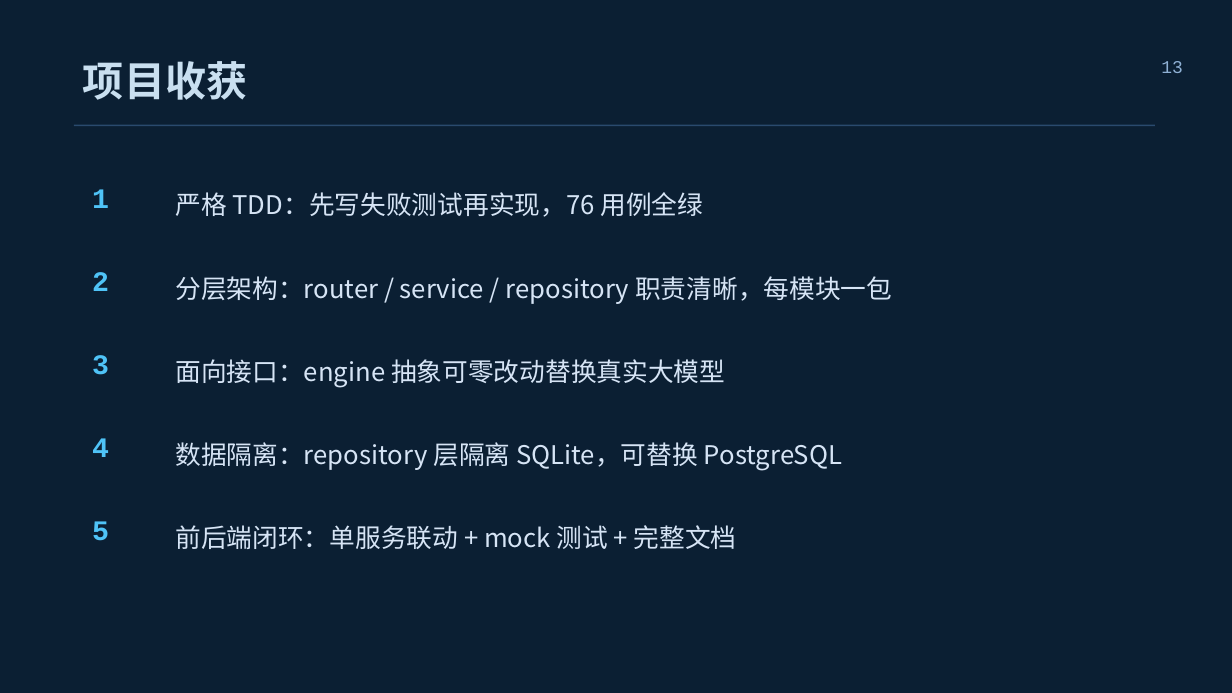
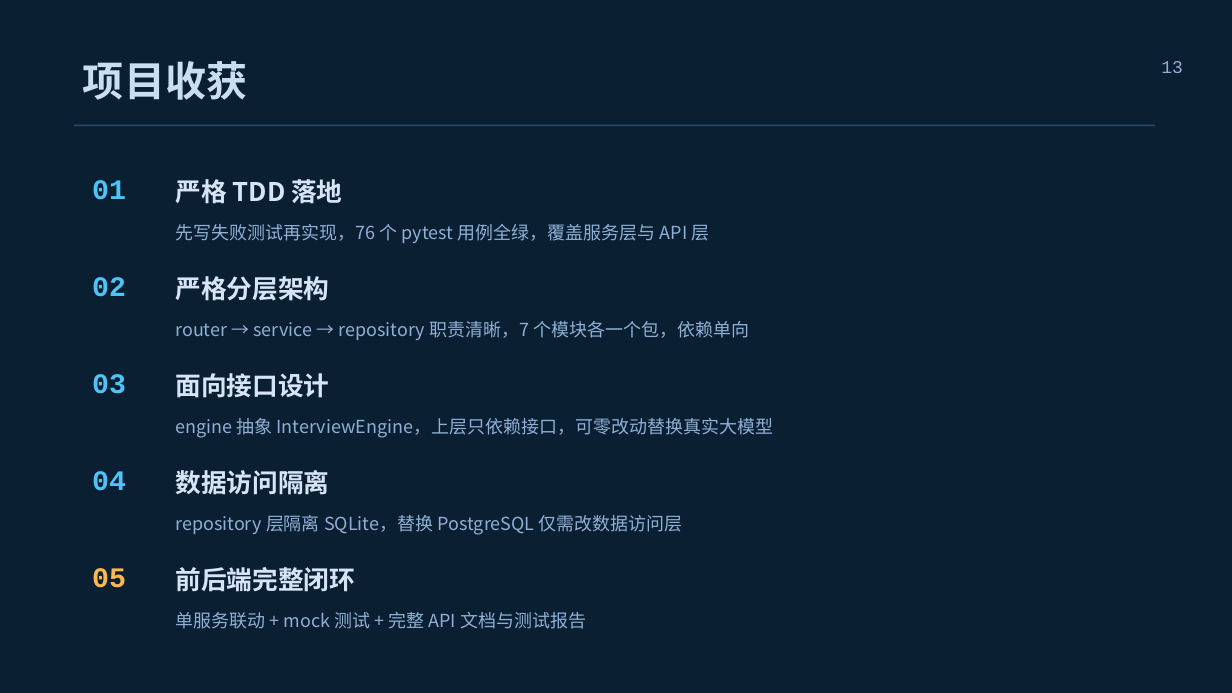
Before and after one commit to ray418-pets/interview-master, a slide deck: slide 13 of docs/ppts/AI智能面试助手-技术分享.pptx. Drawn at 1232x693 pixels with LibreOffice and Linux fonts; fonts in the diff are those of the drawing. Boxes give left, top, right and bottom in pixels: in the first picture for what was removed or moved away, otherwise in the second. Text is boxed around its words. In the diff, an @@ line names an element or a change of style, - is before the commit and + after.

Commit message:
docs: 完善 PPT 内容与设计
- 核心模块页补充源码级细节（方法签名/序列/关键设计）
- 问题解决页充实为问题→解决的对比结构
- 设计改为圆角卡片 + 强调色边框 + 流程箭头

```diff
--- a/docs/ppts/AI智能面试助手-技术分享.pptx
+++ b/docs/ppts/AI智能面试助手-技术分享.pptx
@@ text at (x1=175, y1=179, x2=342, y2=204): text changed; bold on @@
-严格 TDD：先写失败测试再实现，76 用例全绿
+严格 TDD 落地
@@ text at (x1=92, y1=180, x2=126, y2=200): text changed @@
-1
+01
@@ text added at (x1=175, y1=224, x2=709, y2=243), 14 pt, text #8FB0D4 @@
+先写失败测试再实现，76 个 pytest 用例全绿，覆盖服务层与 API 层
@@ text removed at (x1=92, y1=272, x2=109, y2=291) @@
-2
@@ text added at (x1=92, y1=277, x2=126, y2=297), 22 pt, text #4FC3F7, bold @@
+02
@@ text added at (x1=175, y1=276, x2=329, y2=301), 20 pt, text #D6E4F5, bold @@
+严格分层架构
@@ text at (x1=175, y1=321, x2=749, y2=340): text changed; size 20 to 14 pt; text colour #D6E4F5 to #8FB0D4 @@
-分层架构：router / service / repository 职责清晰，每模块一包
+router → service → repository 职责清晰，7 个模块各一个包，依赖单向
@@ text removed at (x1=92, y1=355, x2=109, y2=375) @@
-3
@@ text at (x1=92, y1=374, x2=126, y2=394): text changed @@
-4
+03
@@ text added at (x1=175, y1=373, x2=329, y2=398), 20 pt, text #D6E4F5, bold @@
+面向接口设计
@@ text at (x1=175, y1=418, x2=774, y2=438): text changed; size 20 to 14 pt; text colour #D6E4F5 to #8FB0D4 @@
-面向接口：engine 抽象可零改动替换真实大模型
+engine 抽象 InterviewEngine，上层只依赖接口，可零改动替换真实大模型
@@ text added at (x1=92, y1=471, x2=126, y2=491), 22 pt, text #4FC3F7, bold @@
+04
@@ text added at (x1=175, y1=470, x2=329, y2=495), 20 pt, text #D6E4F5, bold @@
+数据访问隔离
@@ text removed at (x1=92, y1=521, x2=109, y2=541) @@
-5
@@ text at (x1=175, y1=515, x2=683, y2=535): text changed; size 20 to 14 pt; text colour #D6E4F5 to #8FB0D4 @@
-数据隔离：repository 层隔离 SQLite，可替换 PostgreSQL
+repository 层隔离 SQLite，替换 PostgreSQL 仅需改数据访问层
@@ text added at (x1=92, y1=568, x2=126, y2=588), 22 pt, text #FFB74D, bold @@
+05
@@ text added at (x1=175, y1=567, x2=355, y2=592), 20 pt, text #D6E4F5, bold @@
+前后端完整闭环
@@ text at (x1=175, y1=612, x2=586, y2=629): text changed; size 20 to 14 pt; text colour #D6E4F5 to #8FB0D4 @@
-前后端闭环：单服务联动 + mock 测试 + 完整文档
+单服务联动 + mock 测试 + 完整 API 文档与测试报告
```
Also in this commit, not shown: 12 other slides changed.
